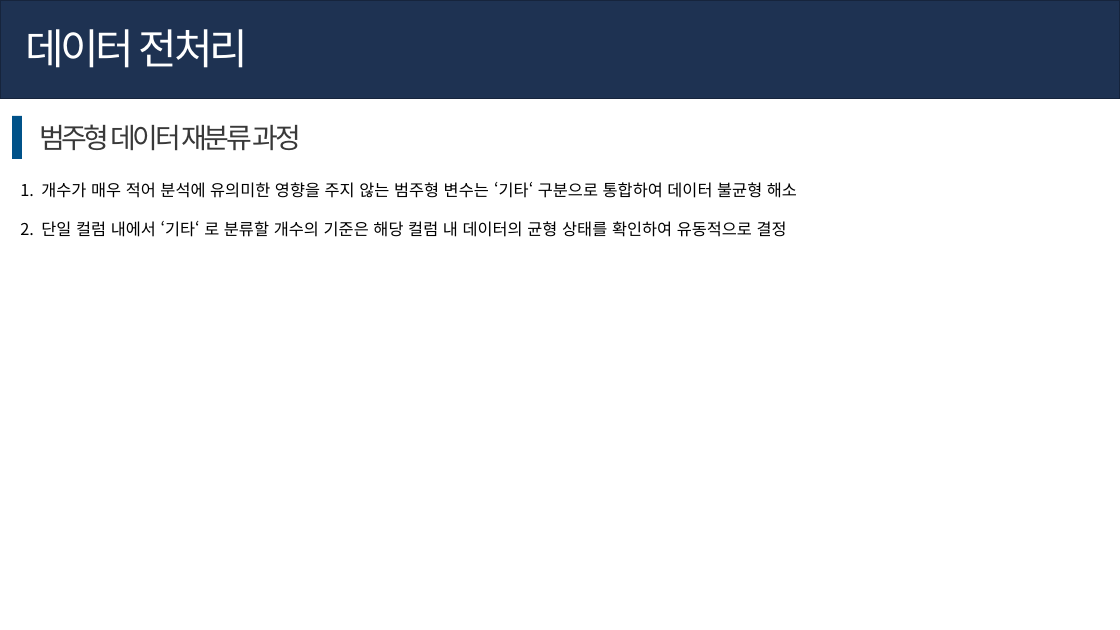
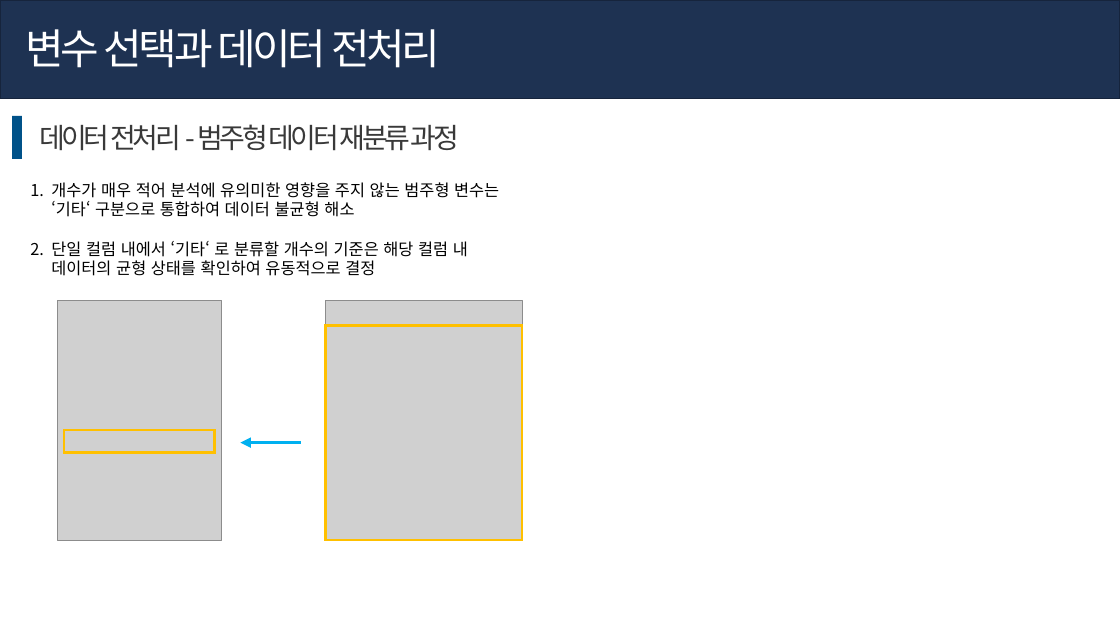
Before and after one commit to hyk2202/mega_final_project, a slide deck: slide 13 of ppt_김한열.pptx (slide 10 before the commit). Drawn at 1120x630 pixels with LibreOffice and Linux fonts; fonts in the diff are those of the drawing; grey boxes stand for pictures. Boxes give left, top, right and bottom in pixels: in the first picture for what was removed or moved away, otherwise in the second. Text is boxed around its words. In the diff, an @@ line names an element or a change of style, - is before the commit and + after.

```diff
--- a/ppt_김한열.pptx
+++ b/ppt_김한열.pptx
@@ text at (25,29,440,68): text changed @@
-데이터 전처리
+변수 선택과 데이터 전처리
@@ text at (39,124,459,151): text changed @@
-범주형 데이터 재분류 과정
+데이터 전처리 - 범주형 데이터 재분류 과정
@@ text "개수가 매우 적어 분석에 유의미한 ..." rewrapped from (41,182,797,237) to (51,182,499,276) @@
@@ picture added at (58,300,222,540) @@
@@ picture added at (326,300,523,540) @@
@@ rectangle added at (326,326,523,540), outline #FFC000 2.25 pt @@
@@ rectangle added at (64,430,214,453), outline #FFC000 2.25 pt @@
@@ arrow added from (301, 443) to (240, 443), #00B0F0 3 pt @@
```
Also in this commit, not shown: 7 other slides changed, 8 slides added, 9 other files.
